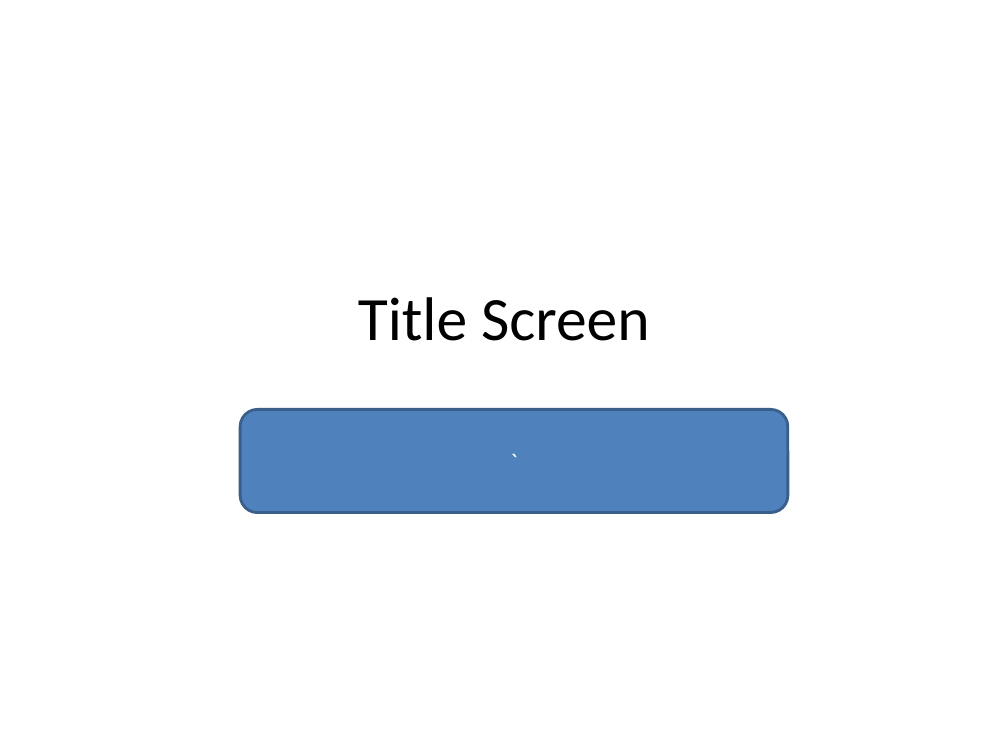
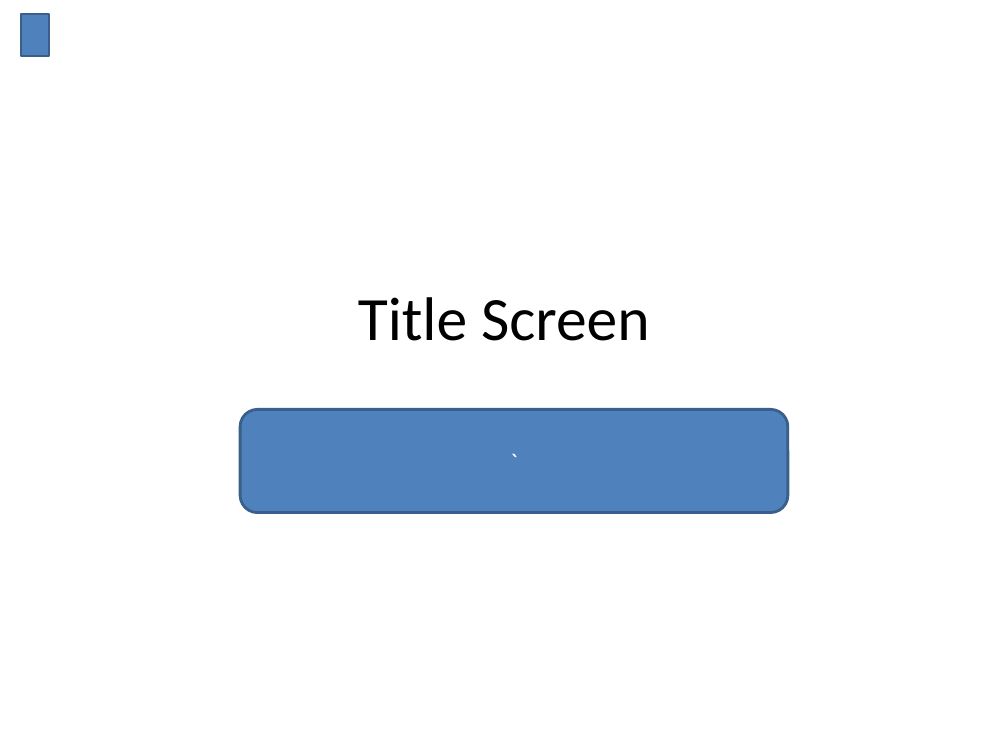
Before and after one commit to AndrewGPeng/test, a slide deck: slide 1 of testbutton.pptm. Drawn at 1008x756 pixels with LibreOffice and Linux fonts; fonts in the diff are those of the drawing. Boxes give left, top, right and bottom in pixels: in the first picture for what was removed or moved away, otherwise in the second. Text is boxed around its words. In the diff, an @@ line names an element or a change of style, - is before the commit and + after.

```diff
--- a/testbutton.pptm
+++ b/testbutton.pptm
@@ rectangle added at (x1=21, y1=14, x2=49, y2=56), fill #4F81BD, outline #3A5F8C 2 pt @@
```
Also in this commit, not shown: 1 slide added, 1 slide removed.
